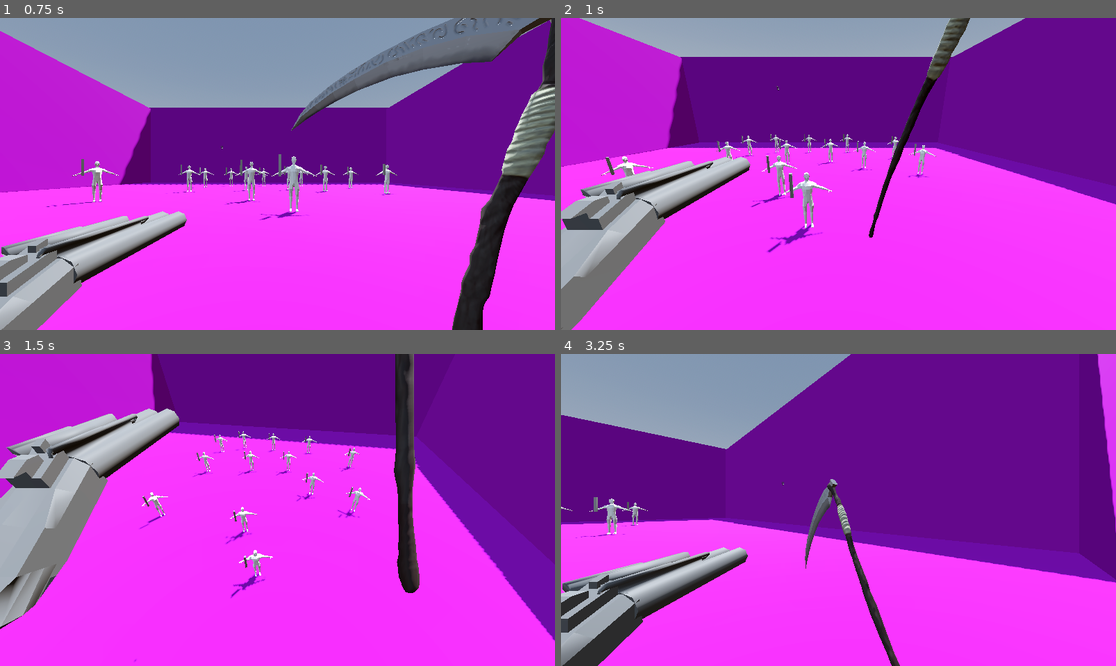
Above: before the commit, frames 1-4 (two rows, left to right).
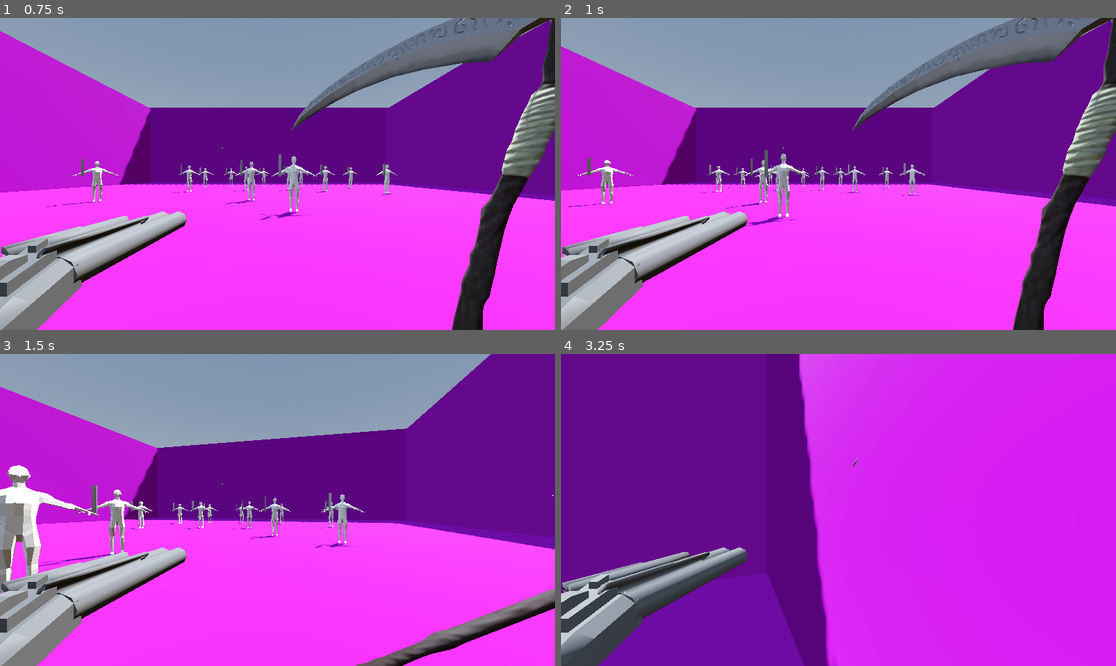
Above: after the commit, the same moments.

Repository: SeminixDev/pandora-boomer-shooter
Game: Godot game, scene res://World/world.tscn
Two runs of this game, one before a commit and one after it. Both use one fixed random seed, a clock stepped at 60 frames per second and the inputs below.
Inputs:
- Up to frame 1 (0.75 s): hold Right (right1) from 0.53 s (still down); hold S (down2) from 0.53 s (still down)
- Up to frame 2 (1 s): keep holding Right (right1); keep holding S (down2)
- Up to frame 3 (1.5 s): release Right (right1) at 1.28 s; release S (down2) at 1.28 s; hold Down (down1) from 1.28 s (still down); tap A (left2) at 1.35 s
- Up to frame 4 (3.25 s): release Down (down1) at 2.03 s; hold Right (right1) 2.03-2.78 s; hold D (right2) 2.03-2.78 s; hold Up (up1) from 2.78 s (still down); tap W (up2) at 2.85 s

Frame 1 is identical in both runs. In frame 2, 40% of the frame differs, in the area x 0-100%, y 0-100%; in frame 3, 56%; in frame 4, 84%.

Commit message:
Tweaks to movement

Diff:
--- a/Player/Player.tscn
+++ b/Player/Player.tscn
@@ -280,6 +280,11 @@
 collision_mask = 541
 script = ExtResource("1_xhfnw")
 friction = 80.0
+quick_lunge_force = 25.0
+heavy_leap_upward_force = 10.0
+heavy_slam_downward_force = 20.0
+heavy_slam_speed_multiplier = 3.0
+heavy_charge_time = 1.0
 ranged_cooldown = 0.11
 
 [node name="CollisionShape3D" type="CollisionShape3D" parent="." unique_id=978073437]
